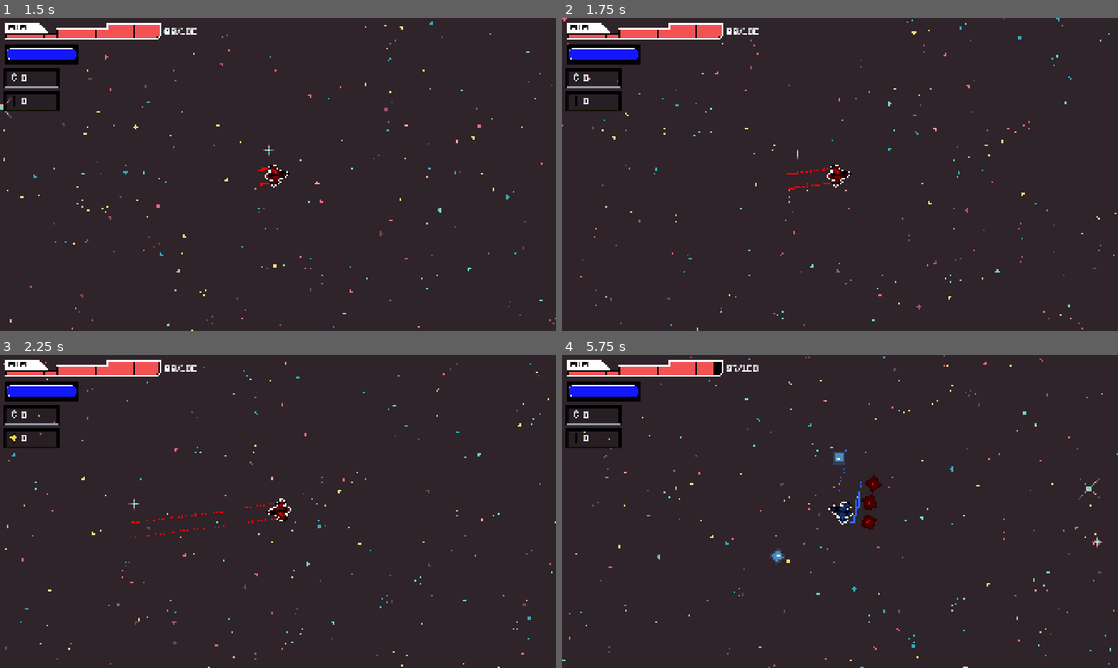
Above: before the commit, frames 1-4 (two rows, left to right).
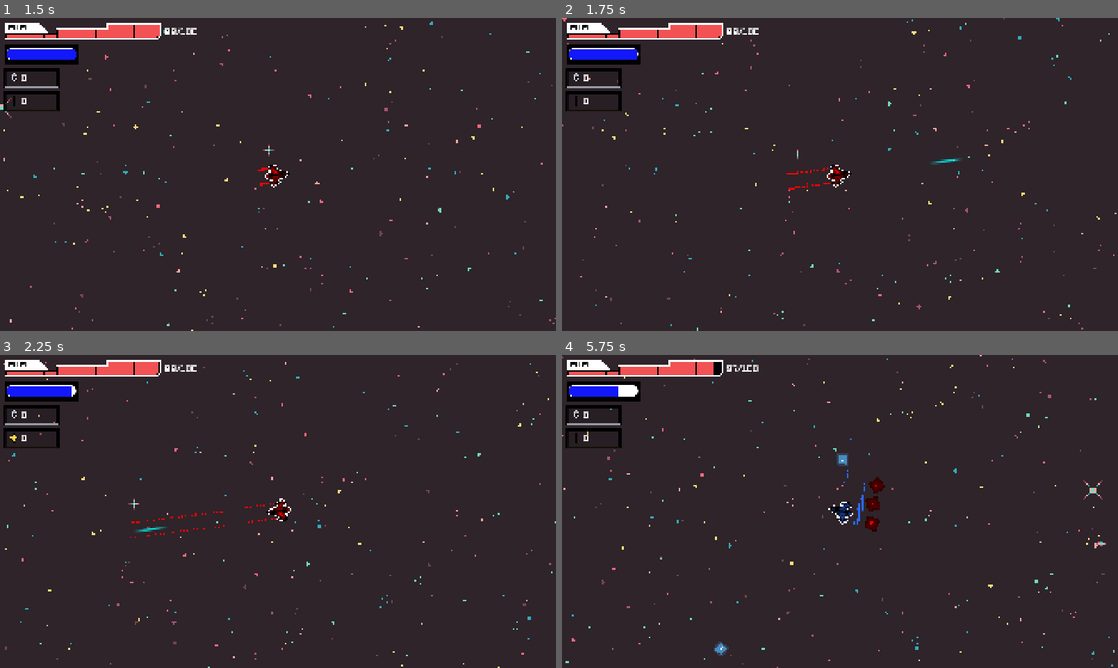
Above: after the commit, the same moments.

Repository: Yolo-Arts/Game-Off-2026
Game: Godot game, scene res://Game/main_game.tscn
Same seed, same stepped clock (60 frames per second), same inputs: the game is played once before the commit and once after it. The engine's default icon, where the game draws it, is replaced by a stand-in: a white triangle on a blue panel in a dark square. Sound files missing from this copy of the repository are replaced by a short silence.
Inputs (mouse positions are in pixels of both pictures, inside the frame that each line leads up to):
- Up to frame 1 (1.5 s): click "Play" at 0.5 s; tap Enter at 1.25 s; move the mouse to (400, 158) at 1.27 s; hold W (move_up) from 1.28 s (still down); hold Shift (shift) from 1.28 s (still down)
- Up to frame 2 (1.75 s): keep holding W (move_up); keep holding Shift (shift); click (962, 158) at 1.55 s
- Up to frame 3 (2.25 s): move the mouse to (166, 527) at 2.02 s; release W (move_up) at 2.03 s; release Shift (shift) at 2.03 s; hold S (move_down) from 2.03 s (still down); click (166, 527) at 2.1 s
- Up to frame 4 (5.75 s): tap Shift (shift) at 2.3, 3.6, 5.3 s; move the mouse to (895, 442) at 2.77 s; release S (move_down) at 2.78 s; hold Space (Ram) 2.78-3.53 s; hold W (move_up) 2.78-4.28 s; click (895, 442) at 3.05 s; move the mouse to (812, 574) at 3.52 s; click (812, 574) at 3.67 s; move the mouse to (1006, 558) at 4.27 s; press the mouse at (1006, 558) at 4.28 s; hold S (move_down) from 4.28 s (still down); move the mouse to (673, 464) at 5.02 s; release the mouse at (673, 464) at 5.03 s; tap M at 5.1 s; click (673, 464) at 5.17 s

Frame 1 is identical in both runs. In frame 2, less than 0.1% of the frame differs, in the area x 13-72%, y 10-47%; in frame 3, less than 0.1%; in frame 4, 1.8%, in the area x 0-100%, y 0-100%.

Commit message:
Bullet

Diff:
--- a/Game/EnemyComponents/enemy_health_component.gd
+++ b/Game/EnemyComponents/enemy_health_component.gd
@@ -11,7 +11,7 @@
 
 
 func take_damage(source: DamageSource) -> void:
-	if source.shift_color != enemy.enemy_stats.shift_color:
+	if source.shift_color != enemy.enemy_stats.shift_color and source.shift_color != DamageSource.ShiftColor.NONE:
 		return
 	current_health = clampf(current_health - source.damage,0 , enemy.enemy_stats.max_health)
 
--- a/Resources/EnemySources/test_enemy_stats.tres
+++ b/Resources/EnemySources/test_enemy_stats.tres
@@ -6,6 +6,6 @@
 script = ExtResource("1_fuhsb")
 shift_color = 0
 damage = 10.0
-knockback = 1000.0
+knockback = 2000.0
 opposite_speed = 500.0
 metadata/_custom_type_script = "uid://cee3blfn2lg47"
--- a/Resources/Items/player_stats.gd
+++ b/Resources/Items/player_stats.gd
@@ -18,7 +18,13 @@
 @export var luck: float  = 1.0
 @export var healing_efficiency: float = 1.0
 @export var knockback: float = 500.0
-
+@export var shots_per_second: float = 2.0
+@export var shot_damage: float = 20.0
+@export var shot_cost: float = 5.0
+@export var shot_knockback: float = 200.0
+@export var shot_speed: float = 3000.0
+@export var shot_range: float = 4000.0
+@export var shot_scale: Vector2 = Vector2.ONE
 
 func get_computed_damage() -> float:
 	var final_damage: float = damage
--- /dev/null
+++ b/Resources/projectile_data.gd
@@ -0,0 +1,12 @@
+class_name ProjectileData extends Resource
+@export var damage: float = 10.0
+@export var knockback: float = 10.0
+@export var scale: Vector2 = Vector2.ONE
+@export var speed: float = 500.0
+@export var direction: Vector2 = Vector2.ONE
+@export var life_time_seconds: float = 5.0
+@export var range_pixels: float = 1000.0
+@export var use_range: bool = true
+@export var enemy: bool = false
+func convert_range_to_life_time() -> float:
+	return range_pixels / speed
--- a/Scenes/Enemy/enemy.tscn
+++ b/Scenes/Enemy/enemy.tscn
@@ -1,6 +1,6 @@
 [gd_scene format=3 uid="uid://do4uq2uieplq2"]
 
-[ext_resource type="Script" uid="uid://cjpbks8yc5y71" path="res://Game/EnemyComponents/Enemy.gd" id="1_u5s2g"]
+[ext_resource type="Script" uid="uid://cjpbks8yc5y71" path="res://Game/EnemyComponents/enemy.gd" id="1_u5s2g"]
 [ext_resource type="Script" uid="uid://bkn56m6jkdtnj" path="res://Game/EnemyComponents/enemy_health_component.gd" id="2_3pmhw"]
 [ext_resource type="Resource" uid="uid://dalnaxqkf7c2a" path="res://Resources/EnemySources/test_enemy_stats.tres" id="2_gx76c"]
 [ext_resource type="Script" uid="uid://b87utd8bhijc1" path="res://Game/EnemyComponents/enemy_movement_component.gd" id="3_efgs1"]
@@ -20,6 +20,7 @@
 
 [node name="MovementComponent" type="Node" parent="." unique_id=1159865020]
 script = ExtResource("3_efgs1")
+knockback_decay_coefficient = 14.0
 
 [node name="Sprite2D" type="Sprite2D" parent="." unique_id=933571517]
 unique_name_in_owner = true
--- a/Scenes/Player/player.gd
+++ b/Scenes/Player/player.gd
@@ -7,6 +7,7 @@
 @onready var energy_component: PlayerEnergyComponent = $EnergyComponent
 @onready var hitbox: PlayerHitbox = $Hitbox
 @onready var state_machine: StateMachine = $StateMachine
+@onready var shoot_component: PlayerShootComponent = $ShootComponent
 
 @onready var sprite = %Sprite2D
 @onready var left_engine_particles = %LeftEngineParticles
@@ -16,6 +17,7 @@
 var can_control_speed: bool = true
 var can_shift: bool = true
 var can_reduce_health: bool = true
+var can_shoot: bool = true
 var shift_color: DamageSource.ShiftColor = DamageSource.ShiftColor.NONE
 
 
@@ -29,6 +31,7 @@
 	health_component.setup(self)
 	energy_component.setup(self)
 	state_machine.initialize(self, &"normal")
+	shoot_component.setup(self)
 
 	EventSystem.player_shifted.emit(shift_color)
 	shift_active_color()
--- a/Scenes/Player/player.tscn
+++ b/Scenes/Player/player.tscn
@@ -14,6 +14,8 @@
 [ext_resource type="Texture2D" uid="uid://bexin1dtcgn5t" path="res://Assets/Particles/ParticleRoundedSquare.png" id="7_jhyir"]
 [ext_resource type="Texture2D" uid="uid://drvhxfx2uhamh" path="res://Assets/PlayerSpaceship/player.png" id="7_jlvik"]
 [ext_resource type="Shader" uid="uid://ca0g4euwnf0hm" path="res://Shaders/outline_shader.gdshader" id="9_74mp2"]
+[ext_resource type="Script" uid="uid://b0efshm7v61nt" path="res://Scenes/Player/shoot_component.gd" id="9_dey5f"]
+[ext_resource type="PackedScene" uid="uid://bkcbh4japqh01" path="res://Scenes/bullet_projectile.tscn" id="10_r5xpd"]
 
 [sub_resource type="Curve" id="Curve_sckgu"]
 _data = [Vector2(0, 1), 0.0, 0.12181573, 0, 0, Vector2(1, 0), 0.0, 0.0, 0, 0]
@@ -61,12 +63,16 @@
 [node name="MovementComponent" type="Node" parent="." unique_id=1759838389]
 script = ExtResource("3_mtuoh")
 decay_coefficient = 1.2
-knockback_decay_coefficient = 10.0
+knockback_decay_coefficient = 24.0
 metadata/_custom_type_script = "uid://cl3bqv10f2aoe"
 
 [node name="HealthComponent" type="Node" parent="." unique_id=1697897628]
 script = ExtResource("5_dd0ac")
 metadata/_custom_type_script = "uid://d0qnxevy216rr"
+
+[node name="ShootComponent" type="Node" parent="." unique_id=141930101]
+script = ExtResource("9_dey5f")
+bullet_scene = ExtResource("10_r5xpd")
 
 [node name="EnergyComponent" type="Node" parent="." unique_id=2136465283]
 script = ExtResource("6_jlvik")
--- /dev/null
+++ b/Scenes/Player/shoot_component.gd
@@ -0,0 +1,37 @@
+class_name PlayerShootComponent extends Node
+
+@export var bullet_scene: PackedScene
+@export var enabled: bool =  true
+var player: Player
+
+func setup(_player: Player) -> void:
+	player = _player
+
+
+func _unhandled_input(event: InputEvent) -> void:
+	if not player or not enabled:
+		return
+	if event.is_action_pressed("shoot") and player.can_shoot:
+		shoot(bullet_scene)
+
+func shoot(scene: PackedScene) -> void:
+	if player.energy_component.current_energy < player.get_current_stats().shot_cost:
+		return
+	var bullet: BulletProjectile = scene.instantiate() as BulletProjectile
+	if bullet:
+		bullet.projectile_stats = make_projectile_data(player.get_current_stats(), -player.transform.y)
+		bullet.global_position = player.global_position + 32 * -player.transform.y
+		get_tree().current_scene.add_child(bullet)
+		player.energy_component.reduce_energy(player.get_current_stats().shot_cost)
+
+
+
+func make_projectile_data(stats: PlayerStats, direction: Vector2) -> ProjectileData:
+	var projectile_data := ProjectileData.new()
+	projectile_data.damage = stats.shot_damage
+	projectile_data.direction = direction
+	projectile_data.knockback = stats.shot_knockback
+	projectile_data.range_pixels = stats.shot_range
+	projectile_data.scale = stats.shot_scale
+	projectile_data.speed = stats.shot_speed
+	return projectile_data
--- /dev/null
+++ b/Scenes/bullet_projectile.tscn
@@ -0,0 +1,33 @@
+[gd_scene format=3 uid="uid://bkcbh4japqh01"]
+
+[ext_resource type="Script" uid="uid://b8ok1jmop2wag" path="res://Scripts/bullet_projectile.gd" id="1_p8svv"]
+[ext_resource type="Shader" uid="uid://dj2fkbxdtqfqr" path="res://Shaders/laser_shader.gdshader" id="2_yl444"]
+
+[sub_resource type="ShaderMaterial" id="ShaderMaterial_bi0sn"]
+shader = ExtResource("2_yl444")
+shader_parameter/glow_intensity = 6.0
+shader_parameter/core_width = 0.5
+shader_parameter/core_length = 0.5
+
+[sub_resource type="RectangleShape2D" id="RectangleShape2D_bi0sn"]
+size = Vector2(158, 20)
+
+[node name="BulletProjectile" type="Area2D" unique_id=719386157]
+collision_layer = 8
+collision_mask = 15
+script = ExtResource("1_p8svv")
+
+[node name="Line2D" type="Line2D" parent="." unique_id=244807317]
+material = SubResource("ShaderMaterial_bi0sn")
+points = PackedVector2Array(0, 0, 163, 0)
+width = 20.0
+default_color = Color(0, 1, 0.3019608, 1)
+texture_mode = 2
+begin_cap_mode = 2
+end_cap_mode = 2
+
+[node name="CollisionShape2D" type="CollisionShape2D" parent="." unique_id=1378069603]
+position = Vector2(79, 0)
+shape = SubResource("RectangleShape2D_bi0sn")
+
+[connection signal="body_entered" from="." to="." method="_on_body_entered"]
--- /dev/null
+++ b/Scripts/bullet_projectile.gd
@@ -0,0 +1,34 @@
+class_name BulletProjectile extends Area2D
+
+@export var projectile_stats: ProjectileData
+
+
+
+func _ready() -> void:
+	if projectile_stats == null:
+		return
+	global_rotation = projectile_stats.direction.angle()
+	var wait: float = projectile_stats.life_time_seconds if !projectile_stats.use_range else projectile_stats.convert_range_to_life_time()
+	await get_tree().create_timer(wait).timeout
+	queue_free()
+
+func _physics_process(delta: float) -> void:
+	if projectile_stats == null:
+		return
+	global_position += projectile_stats.direction * projectile_stats.speed * delta
+
+
+
+
+
+
+
+
+func _on_body_entered(body: Node2D) -> void:
+	var damage: DamageSource = DamageSource.new(projectile_stats.damage, projectile_stats.knockback,
+			 DamageSource.DamageSourceType.PROJECTILE, DamageSource.ShiftColor.NONE, self)
+	if projectile_stats.enemy:
+		if body.is_in_group("player"):
+			EventSystem.player_hit.emit(damage)
+	elif body.has_method("take_damage"):
+		body.take_damage(damage)
--- /dev/null
+++ b/Shaders/laser_shader.gdshader
@@ -0,0 +1,18 @@
+shader_type canvas_item;
+
+uniform float glow_intensity : hint_range(0.0, 50.0) = 6.0;
+uniform float core_width : hint_range(0.0, 1.0) = 0.5;
+uniform float core_length : hint_range(0.0, 1.0) = 0.5;
+
+void fragment() {
+    float y_dist = abs(UV.y - 0.5);
+    float x_dist = max(0.1, abs(UV.x - 0.5));
+
+    float core_y_mask = 1.0 - smoothstep(0.0, core_width, y_dist);
+    float core_x_mask = 1.0 - smoothstep(0.0, core_length, x_dist);
+    float core_mask = core_y_mask * core_x_mask;
+    vec4 core_color = COLOR * glow_intensity;
+    core_color.a = core_mask;
+
+    COLOR = core_color;
+}
--- a/project.godot
+++ b/project.godot
@@ -106,6 +106,11 @@
 "events": [Object(InputEventKey,"resource_local_to_scene":false,"resource_name":"","device":-1,"window_id":0,"alt_press …(191 unchanged characters)…
 ]
 }
+shoot={
+"deadzone": 0.2,
+"events": [Object(InputEventMouseButton,"resource_local_to_scene":false,"resource_name":"","device":-1,"window_id":0,"alt_pressed":false,"shift_pressed":false,"ctrl_pressed":false,"meta_pressed":false,"button_mask":1,"position":Vector2(250, 12),"global_position":Vector2(257, 49),"factor":1.0,"button_index":1,"canceled":false,"pressed":true,"double_click":false,"script":null)
+]
+}
 
 [layer_names]
 
Not shown, added: Resources/projectile_data.gd.uid
Not shown, added: Scenes/Player/shoot_component.gd.uid
Not shown, added: Scripts/bullet_projectile.gd.uid
Not shown, added: Shaders/laser_shader.gdshader.uid
